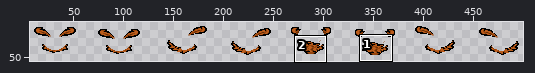
One commit to this sprite sheet: resources/gfx_ma/characters/costumes/character_mittleantennaeandfluff.png. Above: a wide view before the commit, with the close-up outlined.
Close-up. Old version:
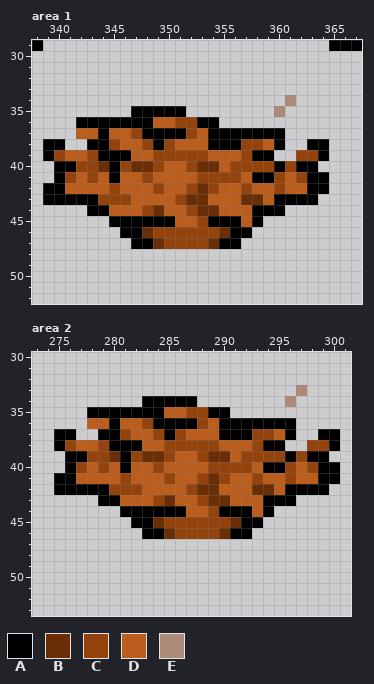
The file is 512x64 pixels. Shown: area 1: x 338..367, y 29..52; area 2: x 273..301, y 30..53. The wide view leaves out empty margins. The commit also changed other parts of the picture, which this record leaves out.
Palette (. is transparent): A #000000  B #692e05  C #94430c  D #ba5d1d  E #ab8b77
Pixels before, area 1, first column x 338:
29 A..........................AAA
30 ..............................
31 ..............................
32 ..............................
33 ..............................
34 .......................E......
35 .........AAAAA........E.......
36 ....AAAAAAADDCCAA.............
37 ....DDADDCAAAACDAAAAAAA.......
38 .AA..AACDDCACDDDAAACCDA..AA...
39 .ACDDCAAADDCCCCCDDDCAA..CCA...
40 ..AACCBACBBCDDCBBDCCCCACAA....
41 ..ACDCDADDCDDDDCCCCDAACDCAA...
42 .AADDDDCDDDCDDCBCDDCDDCDDAA...
43 .AAAAACCCDDDDCBBDDDBBDAAAA....
44 .....AADDDCBDDCBBDDDAAA.......
45 .......AAAAAADDCAAADA.........
46 ........AABCCCCCCBAA..........
47 .........AABCCCCBAA...........
Pixels before, area 2, first column x 275:
33 ......................E...
34 ........AAAAA........E....
35 ...AAAAAAADDCCAA..........
36 ...DDADDCAAAACDAAAAAAA....
37 AA..AACDDCACDDDAAACCDA..AA
38 ACDDCAAADDCCCCCDDDCAA..CCA
39 .AACCBACBBCDDCBBDCCCCACAA.
40 .ACDCDADDCDDDDCCCCDAACDCAA
41 AADDDDCDDDCDDCBCDDCDDCDDAA
42 AAAAACCCDDDDCBBDDDBBDAAAA.
43 ....AADDDCBDDCBBDDDAAA....
44 ......AAAAAADDCAAADA......
45 .......AABCCCCCCBAA.......
46 ........AABCCCCBAA........
New version:
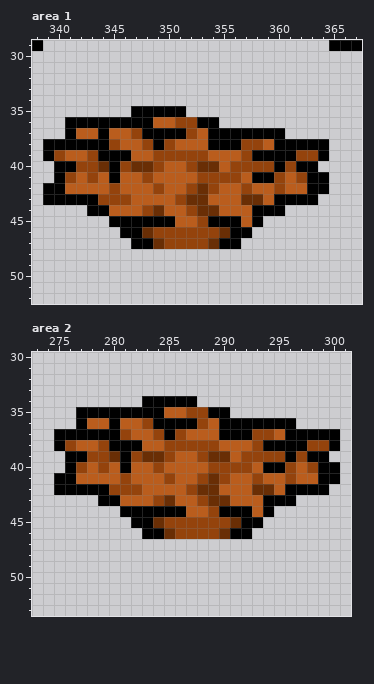
Changes in this commit:
{"where": "area 1"}
{"y":34,"x":361,"old":"E","new":"."}
{"y":35,"x":360,"old":"E","new":"."}
{"y":36,"x":341,"old":".","new":"A"}
{"y":37,"x":341,"old":".","new":"A"}
{"y":38,"x":341,"old":"..","new":"AA"}
{"y":38,"x":361,"old":"..","new":"AA"}
{"y":39,"x":360,"old":"..","new":"AA"}
{"where": "area 2"}
{"y":33,"x":297,"old":"E","new":"."}
{"y":34,"x":296,"old":"E","new":"."}
{"y":35,"x":277,"old":".","new":"A"}
{"y":36,"x":277,"old":".","new":"A"}
{"y":37,"x":277,"old":"..","new":"AA"}
{"y":37,"x":297,"old":"..","new":"AA"}
{"y":38,"x":296,"old":"..","new":"AA"}
{"label":"changed","picture_box":[274,95,307,161]}
{"label":"added","picture_box":[65,117,87,150]}
{"label":"changed","picture_box":[285,385,318,451]}
{"label":"added","picture_box":[76,407,98,440]}
